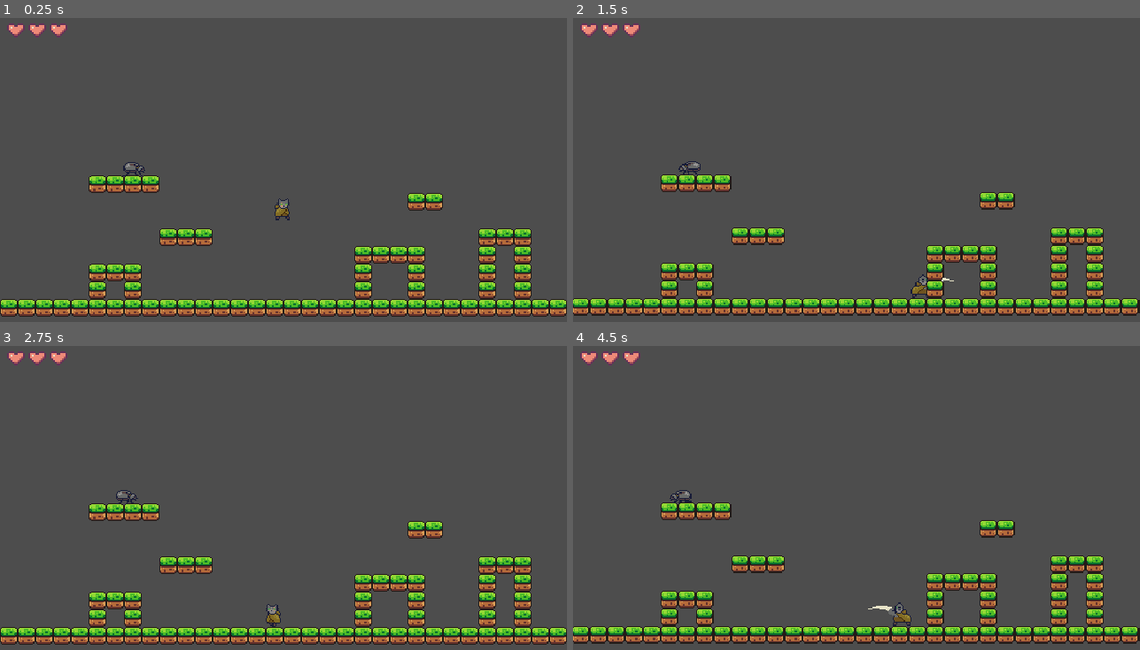
Above: before the commit, frames 1-4 (two rows, left to right).
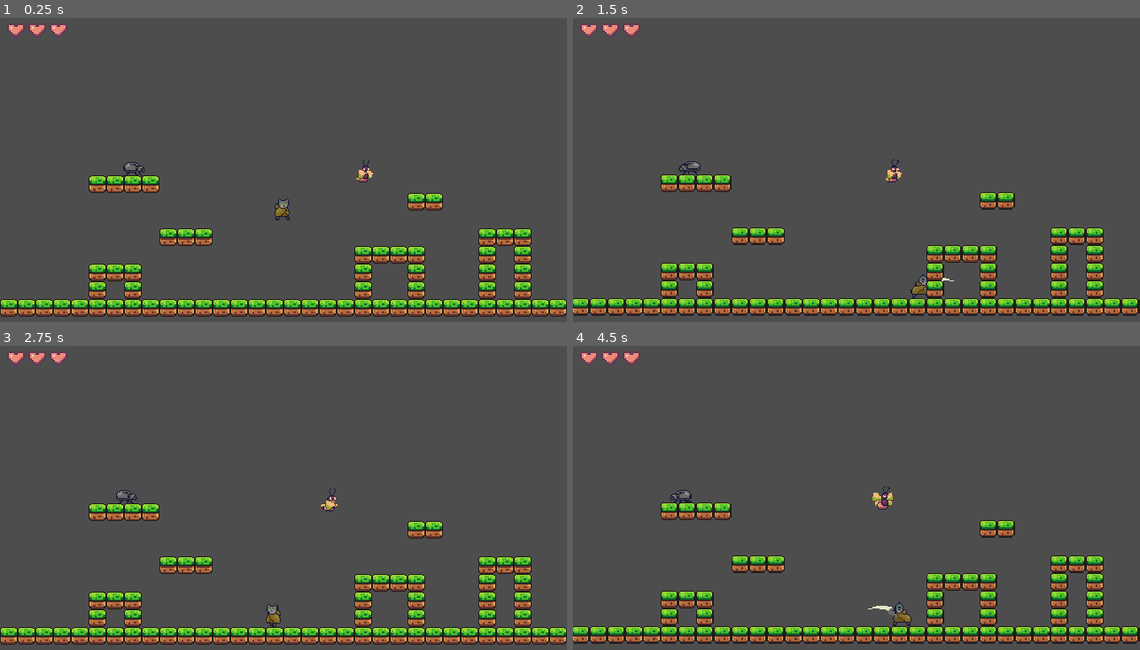
Above: after the commit, the same moments.

Repository: Peter-Bel/game-project-cat
Game: Godot game, scene res://Scenes/ScenesDefault/default.tscn
The game is run twice, just before and just after one commit, with the same random seed, the same clock (stepped at 60 frames per second) and the same inputs. This scene is started directly instead of the project's main scene.
Inputs:
- Up to frame 1 (0.25 s): no input
- Up to frame 2 (1.5 s): hold D (right) from 0.53 s (still down); tap J (attack) at 0.6, 1.35 s; tap Space (jump) at 0.77 s
- Up to frame 3 (2.75 s): tap Space (jump) at 1.52 s; release D (right) at 2.03 s; hold A (left) from 2.03 s (still down); tap J (attack) at 2.1 s
- Up to frame 4 (4.5 s): release A (left) at 2.78 s; hold D (right) 2.78-4.28 s; tap J (attack) at 2.85, 3.6, 4.35 s; tap Space (jump) at 3.02, 3.77 s; hold A (left) from 4.28 s (still down)

The runs differ from the first frame. In frame 1, 0.1% of the frame differs, in the area x 62-66%, y 46-55%; in frame 2, 0.1%; in frame 3, less than 0.1%; in frame 4, 0.2%, in the area x 52-57%, y 46-54%.

Commit message:
Flying Enemy In Progress

Diff:
--- a/catastrophe(draft)/Nodes/Enemies/enemy_1.gd
+++ b/catastrophe(draft)/Nodes/Enemies/enemy_1.gd
@@ -1,4 +1,4 @@
-extends Node2D
+extends CharacterBody2D
 
 
 class_name Enemy
--- a/catastrophe(draft)/Nodes/Enemies/enemy_1.tscn
+++ b/catastrophe(draft)/Nodes/Enemies/enemy_1.tscn
@@ -46,7 +46,7 @@
 [sub_resource type="RectangleShape2D" id="RectangleShape2D_pp4sg"]
 size = Vector2(14, 8)
 
-[node name="Enemy1" type="Node2D"]
+[node name="Enemy1" type="CharacterBody2D"]
 position = Vector2(0, -7)
 script = ExtResource("1_f0t3t")
 
@@ -87,5 +87,4 @@
 position = Vector2(12, 7)
 target_position = Vector2(0, 6)
 
-[connection signal="area_entered" from="AttackArea" to="." method="_on_attack_area_area_entered"]
 [connection signal="body_entered" from="AttackArea" to="." method="_on_attack_area_body_entered"]
--- /dev/null
+++ b/catastrophe(draft)/Nodes/Enemies/flying_enemy.gd
@@ -0,0 +1,29 @@
+extends CharacterBody2D
+
+var speed = 200
+var motion = Vector2.ZERO
+var player = null
+
+# Called when the node enters the scene tree for the first time.
+func _ready() -> void:
+	pass # Replace with function body.
+
+
+# Called every frame. 'delta' is the elapsed time since the previous frame.
+func _process(delta):
+	motion = Vector2.ZERO
+	if player:
+		motion = position.direction_to(player.position) * speed
+	velocity = motion
+	move_and_slide()
+
+func _on_area_2d_body_entered(body):
+	print("entered")
+	player = body
+	pass # Replace with function body.
+
+
+func _on_area_2d_body_exited(body):
+	print("exit")
+	player = null
+	pass # Replace with function body.
--- /dev/null
+++ b/catastrophe(draft)/Nodes/Enemies/flying_enemy.tscn
@@ -0,0 +1,67 @@
+[gd_scene load_steps=10 format=3 uid="uid://bfvigi3qdefpo"]
+
+[ext_resource type="Texture2D" uid="uid://bhg7i5515v4bq" path="res://Assets/EnemyAssets/ButterflyEnemy.png" id="1_f14ib"]
+[ext_resource type="Script" uid="uid://dkhsq6i5okj1" path="res://Nodes/Enemies/flying_enemy.gd" id="1_s4uff"]
+
+[sub_resource type="RectangleShape2D" id="RectangleShape2D_0dvit"]
+size = Vector2(18, 18)
+
+[sub_resource type="AtlasTexture" id="AtlasTexture_s4uff"]
+atlas = ExtResource("1_f14ib")
+region = Rect2(0, 0, 24, 24)
+
+[sub_resource type="AtlasTexture" id="AtlasTexture_22tra"]
+atlas = ExtResource("1_f14ib")
+region = Rect2(24, 0, 24, 24)
+
+[sub_resource type="AtlasTexture" id="AtlasTexture_ynpr7"]
+atlas = ExtResource("1_f14ib")
+region = Rect2(0, 24, 24, 24)
+
+[sub_resource type="AtlasTexture" id="AtlasTexture_3o3wv"]
+atlas = ExtResource("1_f14ib")
+region = Rect2(24, 24, 24, 24)
+
+[sub_resource type="SpriteFrames" id="SpriteFrames_0wb0q"]
+animations = [{
+"frames": [{
+"duration": 1.0,
+"texture": SubResource("AtlasTexture_s4uff")
+}, {
+"duration": 1.0,
+"texture": SubResource("AtlasTexture_22tra")
+}, {
+"duration": 1.0,
+"texture": SubResource("AtlasTexture_ynpr7")
+}, {
+"duration": 1.0,
+"texture": SubResource("AtlasTexture_3o3wv")
+}],
+"loop": true,
+"name": &"default",
+"speed": 6.0
+}]
+
+[sub_resource type="CircleShape2D" id="CircleShape2D_22tra"]
+radius = 55.0
+
+[node name="FlyingEnemy" type="CharacterBody2D"]
+script = ExtResource("1_s4uff")
+
+[node name="CollisionShape2D" type="CollisionShape2D" parent="."]
+position = Vector2(0, 1)
+shape = SubResource("RectangleShape2D_0dvit")
+
+[node name="AnimatedSprite2D" type="AnimatedSprite2D" parent="."]
+sprite_frames = SubResource("SpriteFrames_0wb0q")
+autoplay = "default"
+frame = 1
+frame_progress = 0.435289
+
+[node name="Area2D" type="Area2D" parent="."]
+
+[node name="CollisionShape2D" type="CollisionShape2D" parent="Area2D"]
+shape = SubResource("CircleShape2D_22tra")
+
+[connection signal="body_entered" from="Area2D" to="." method="_on_area_2d_body_entered"]
+[connection signal="body_exited" from="Area2D" to="." method="_on_area_2d_body_exited"]
--- a/catastrophe(draft)/Scenes/ScenesDefault/default.tscn
+++ b/catastrophe(draft)/Scenes/ScenesDefault/default.tscn
@@ -7,6 +7,7 @@
 [ext_resource type="PackedScene" uid="uid://co111w4esd0op" path="res://Nodes/scene_collision.tscn" id="5_e6r0x"]
 [ext_resource type="PackedScene" uid="uid://caersxadafrrv" path="res://Assets/PlayerAssets/heart_container.tscn" id="6_bfx3a"]
 [ext_resource type="PackedScene" uid="uid://db3ey5xotuejn" path="res://Nodes/Enemies/enemy_1.tscn" id="7_flwdu"]
+[ext_resource type="PackedScene" uid="uid://bfvigi3qdefpo" path="res://Nodes/Enemies/flying_enemy.tscn" id="8_n1gpp"]
 
 [sub_resource type="TileSetAtlasSource" id="TileSetAtlasSource_xe0gy"]
 texture = ExtResource("3_hj5t5")
@@ -220,6 +221,9 @@
 [node name="Enemy1" parent="." instance=ExtResource("7_flwdu")]
 position = Vector2(-142, -11)
 
+[node name="FlyingEnemy" parent="Enemy1" instance=ExtResource("8_n1gpp")]
+position = Vector2(253, 3)
+
 [editable path="Player/Camera"]
 [editable path="Doors/Door_L"]
 [editable path="Doors/Door_R"]
--- /dev/null
+++ b/catastrophe(draft)/Scenes/ScenesDefault/killzone.tscn
@@ -0,0 +1,14 @@
+[gd_scene load_steps=2 format=3 uid="uid://dp28fyafy2r2o"]
+
+[ext_resource type="Script" uid="uid://bv3a7xenfrgc0" path="res://Scripts/killzone.gd" id="1_nqwoa"]
+
+[node name="Killzone" type="Area2D"]
+collision_mask = 2
+script = ExtResource("1_nqwoa")
+
+[node name="Timer" type="Timer" parent="."]
+wait_time = 0.6
+one_shot = true
+
+[connection signal="body_entered" from="." to="." method="_on_body_entered"]
+[connection signal="timeout" from="Timer" to="." method="_on_timer_timeout"]
--- /dev/null
+++ b/catastrophe(draft)/Scripts/killzone.gd
@@ -0,0 +1,10 @@
+extends Area2D
+
+@onready var timer = $Timer
+
+func _on_body_entered(body):
+	print("You died")
+	timer.start()
+
+func _on_timer_timeout():
+	get_tree().reload_current_scene()
Binary file added: catastrophe(draft)/Assets/EnemyAssets/ButterflyEnemy.png
Not shown, added: catastrophe(draft)/Assets/EnemyAssets/ButterflyEnemy.png.import
Not shown, added: catastrophe(draft)/Nodes/Enemies/flying_enemy.gd.uid
Not shown: 1 places in catastrophe(draft)/Scenes/ScenesDefault/default.tscn that only renumber resources
Not shown, added: catastrophe(draft)/Scripts/killzone.gd.uid
